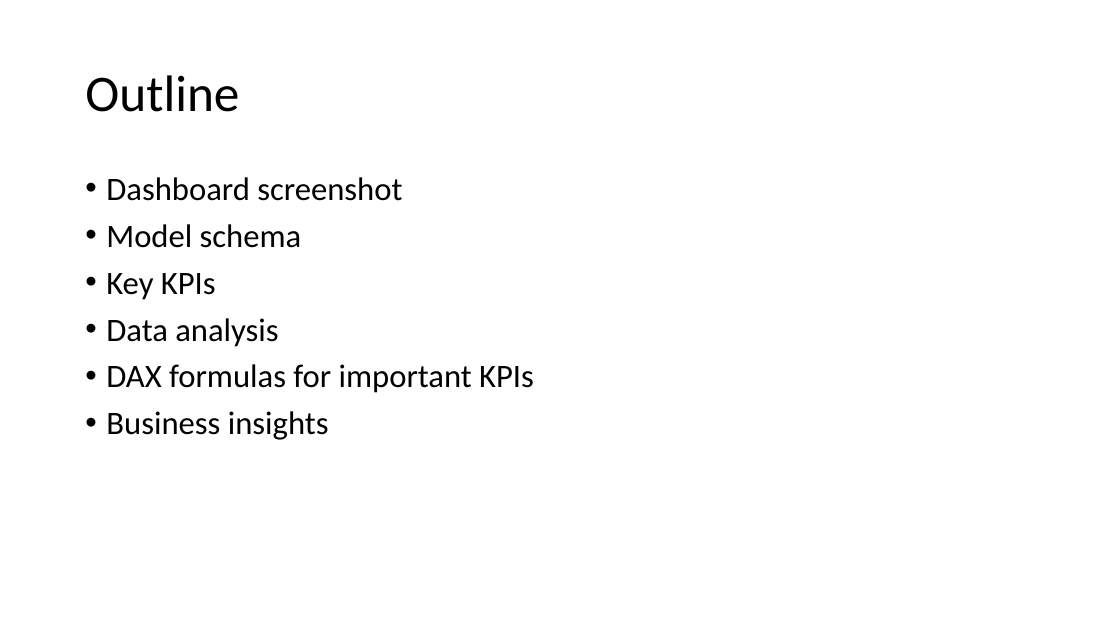
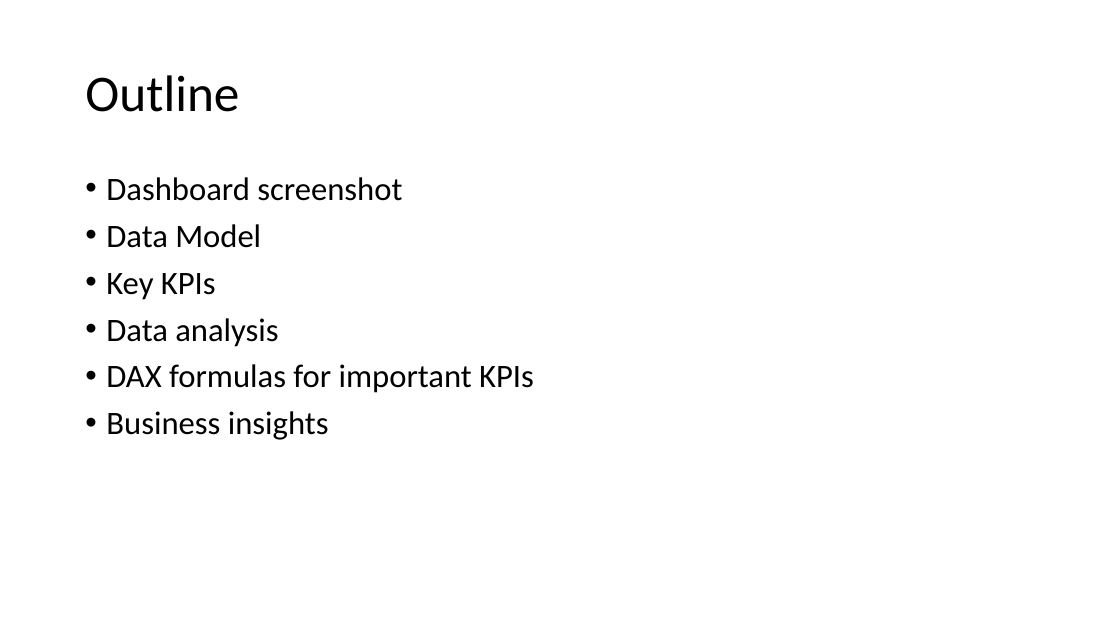
Before and after one commit to mridulaprasad/iff_technicalcases, a slide deck: slide 2 of TechnicalUseCases_MridulaPrasad.pptx. Drawn at 1120x630 pixels with LibreOffice and Linux fonts; fonts in the diff are those of the drawing. Boxes give left, top, right and bottom in pixels: in the first picture for what was removed or moved away, otherwise in the second. Text is boxed around its words. In the diff, an @@ line names an element or a change of style, - is before the commit and + after.

```diff
--- a/TechnicalUseCases_MridulaPrasad.pptx
+++ b/TechnicalUseCases_MridulaPrasad.pptx
@@ text at bbox=[106, 224, 261, 248]: text changed @@
-• Model schema
+• Data Model
```
Also in this commit, not shown: 1 other slide changed.
